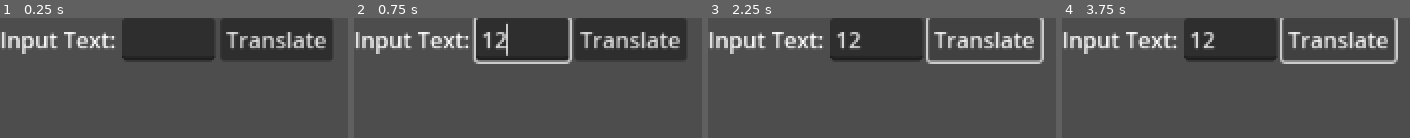
Above: before the commit, frames 1-4 (left to right).
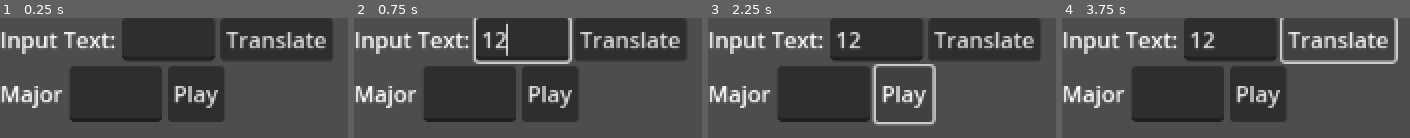
Above: after the commit, the same moments.

Repository: NBumgardner/text-to-music-gui-2015
Game: Godot game, scene res://scenes/TextToMusicGui.tscn
The game is run twice, just before and just after one commit, with the same random seed, the same clock (stepped at 60 frames per second) and the same inputs.
Inputs (mouse positions are in pixels of both pictures, inside the frame that each line leads up to):
- Up to frame 1 (0.25 s): no input
- Up to frame 2 (0.75 s): click (521, 39) at 0.52 s; type "12" at 0.6 s
- Up to frame 3 (2.25 s): click "Translate" at 1.25 s; click "Translate" (after the commit: "Play") at 2 s
- Up to frame 4 (3.75 s): click "Translate" (after the commit: "Play") at 2.75 s; click "Translate" at 3.5 s

The runs differ from the first frame. In frame 1, 21% of the frame differs, in the area x 0-65%, y 40-87%; in frame 2, 21%; in frame 3, 19%; in frame 4, 21%.

Commit message:
Play Sound Forever on Startup, Debug Only

Diff:
--- /dev/null
+++ b/v2-godot/scenes/ScaledSolfegePlayer.tscn
@@ -0,0 +1,35 @@
+[gd_scene load_steps=3 format=3 uid="uid://c5hhhl5t2v4nm"]
+
+[ext_resource type="Script" path="res://scenes/scaled_solfege_player.gd" id="1_cxax3"]
+
+[sub_resource type="AudioStreamGenerator" id="AudioStreamGenerator_clsq1"]
+
+[node name="ScaledSolfegePlayer" type="Control"]
+layout_mode = 3
+anchors_preset = 15
+anchor_right = 1.0
+anchor_bottom = 1.0
+grow_horizontal = 2
+grow_vertical = 2
+script = ExtResource("1_cxax3")
+
+[node name="HBoxContainer" type="HBoxContainer" parent="."]
+layout_mode = 0
+offset_right = 40.0
+offset_bottom = 40.0
+
+[node name="ScaleName" type="Label" parent="HBoxContainer"]
+layout_mode = 2
+text = "Major"
+
+[node name="LineEdit" type="LineEdit" parent="HBoxContainer"]
+layout_mode = 2
+
+[node name="Button" type="Button" parent="HBoxContainer"]
+layout_mode = 2
+text = "Play"
+
+[node name="AudioStreamPlayer" type="AudioStreamPlayer" parent="."]
+stream = SubResource("AudioStreamGenerator_clsq1")
+
+[connection signal="pressed" from="HBoxContainer/Button" to="." method="_on_button_pressed"]
--- a/v2-godot/scenes/TextToMusicGui.tscn
+++ b/v2-godot/scenes/TextToMusicGui.tscn
@@ -1,4 +1,6 @@
-[gd_scene format=3 uid="uid://do5m2nvcbssud"]
+[gd_scene load_steps=2 format=3 uid="uid://do5m2nvcbssud"]
+
+[ext_resource type="PackedScene" uid="uid://c5hhhl5t2v4nm" path="res://scenes/ScaledSolfegePlayer.tscn" id="1_0qcx7"]
 
 [node name="Control" type="Control"]
 layout_mode = 3
@@ -26,3 +28,6 @@
 [node name="Button" type="Button" parent="VBoxContainer/RowUserInput"]
 layout_mode = 2
 text = "Translate"
+
+[node name="ScaledSolfegePlayer" parent="VBoxContainer" instance=ExtResource("1_0qcx7")]
+layout_mode = 2
--- /dev/null
+++ b/v2-godot/scenes/scaled_solfege_player.gd
@@ -0,0 +1,43 @@
+extends Control
+
+var sample_hz = 22050.0 # Keep the number of samples to mix low, GDScript is not super fast.
+var pulse_hz = 440.0
+var phase = 0.0
+
+var playback: AudioStreamPlayback = null # Actual playback stream, assigned in _ready().
+
+@onready var play_button = $HBoxContainer/Button
+
+@onready var audio_stream_player = $AudioStreamPlayer
+
+
+# Copied from demo:
+#  https://github.com/godotengine/godot-demo-projects/blob/4.2-31d1c0c/audio/generator/generator_demo.gd
+func _fill_buffer():
+	var increment = pulse_hz / sample_hz
+
+	var to_fill = playback.get_frames_available()
+	while to_fill > 0:
+		playback.push_frame(Vector2.ONE * sin(phase * TAU)) # Audio frames are stereo.
+		phase = fmod(phase + increment, 1.0)
+		to_fill -= 1
+
+
+# Called when the node enters the scene tree for the first time.
+func _ready():
+	# Copied from demo:
+	#  https://github.com/godotengine/godot-demo-projects/blob/4.2-31d1c0c/audio/generator/generator_demo.gd
+	audio_stream_player.stream.mix_rate = sample_hz
+	audio_stream_player.play()
+	playback = audio_stream_player.get_stream_playback()
+
+
+func _process(delta):
+	# Copied from demo:
+	#  https://github.com/godotengine/godot-demo-projects/blob/4.2-31d1c0c/audio/generator/generator_demo.gd
+	_fill_buffer()
+
+
+func _on_button_pressed():
+	audio_stream_player.play()
+	pass # Replace with function body.
